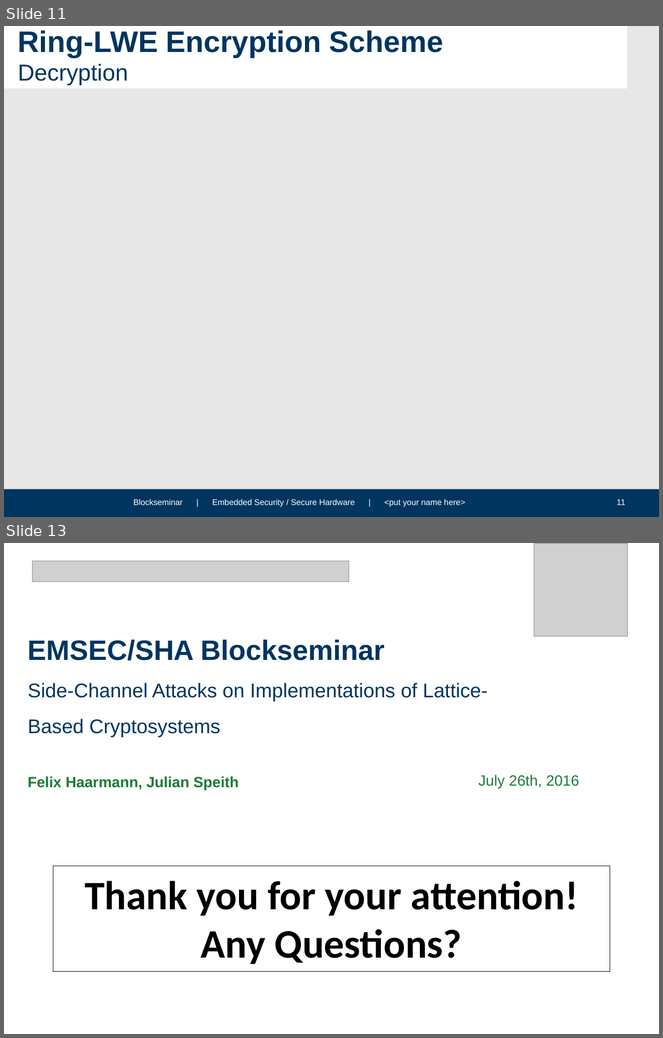
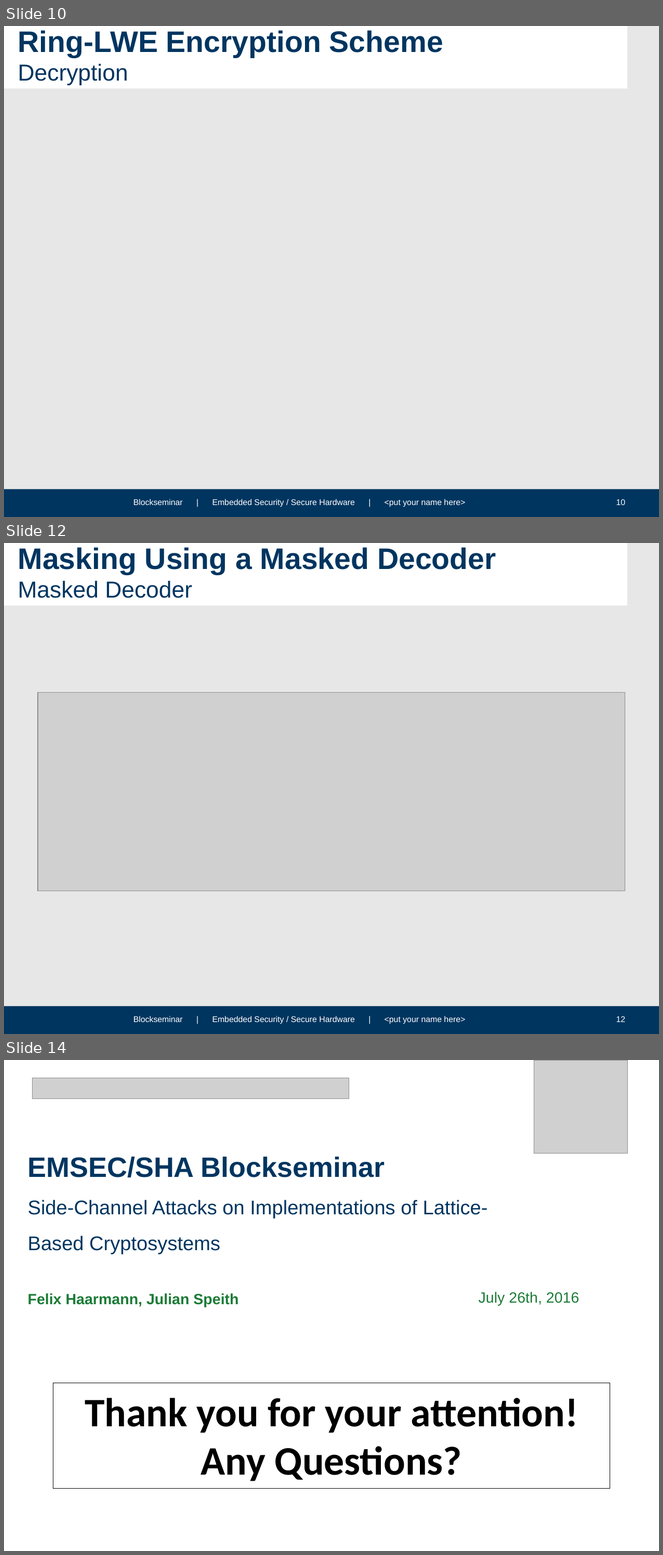
Before and after one commit to HFelixA/emsecseminar, a slide deck: presentation/EMSEC_Blockseminar_Template_Corporate_WS1314.pptx. Shown one above the other, each under a label of ours: slides 11 and 13 before the commit, slides 10, 12 and 14 after it; the slides between them are not shown. The pictures are 663x1038 and 663x1555 pixels, drawn with LibreOffice and Linux fonts; fonts in the diff are those of the drawing; grey boxes stand for pictures; background and template pictures are left out. Boxes give left, top, right and bottom in pixels: in the first picture for what was removed or moved away, otherwise in the second. Text is boxed around its words. In the diff, an @@ line names an element or a change of style, - is before the commit and + after.

```diff
--- a/presentation/EMSEC_Blockseminar_Template_Corporate_WS1314.pptx
+++ b/presentation/EMSEC_Blockseminar_Template_Corporate_WS1314.pptx
@@ slide 12 added at [4, 543, 659, 1034], background #E7E7E7; not listed: 4 template elements that a slide beside it also shows @@
@@ title added at [18, 547, 496, 598], 36 pt, text #003560, bold @@
+Masking Using a Masked Decoder
+Masked Decoder
@@ picture added at [38, 692, 626, 891] @@
@@ what was slide 11 is now slide 10 @@
@@ page number at [617, 500, 626, 505]: text changed @@
-11
+10
@@ what was slide 13 is now slide 14 @@
```
Also in this commit, not shown: 2 slides changed, 1 other slide added, 1 slide removed.
